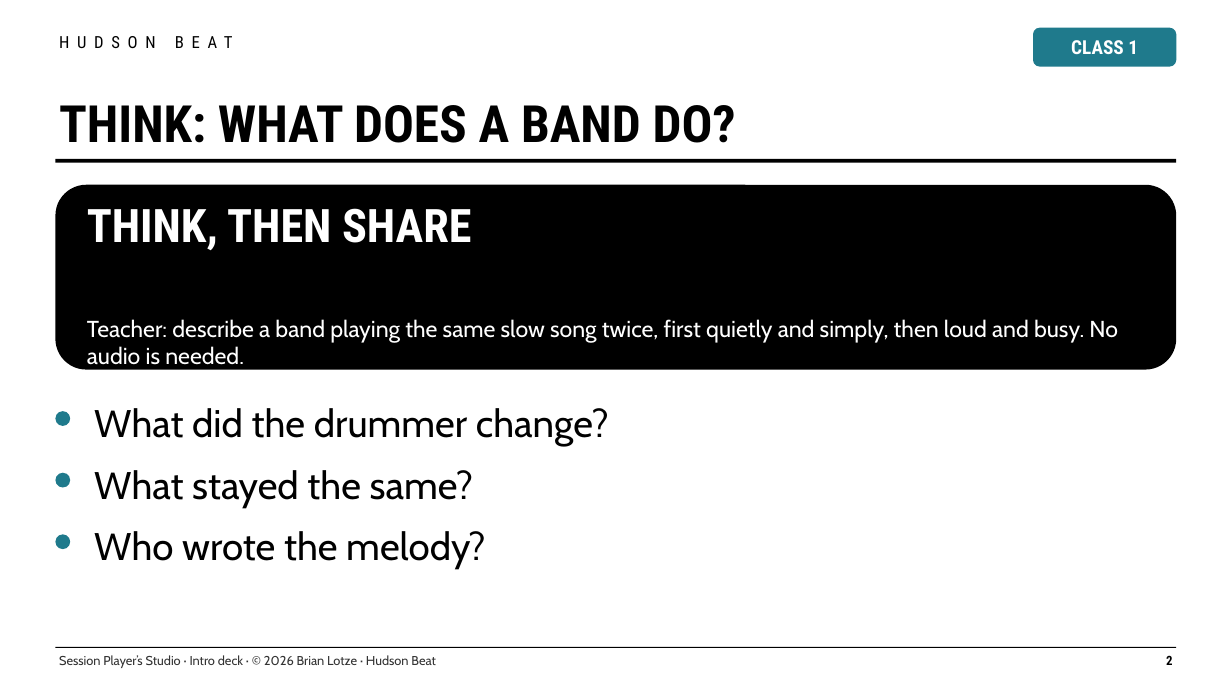
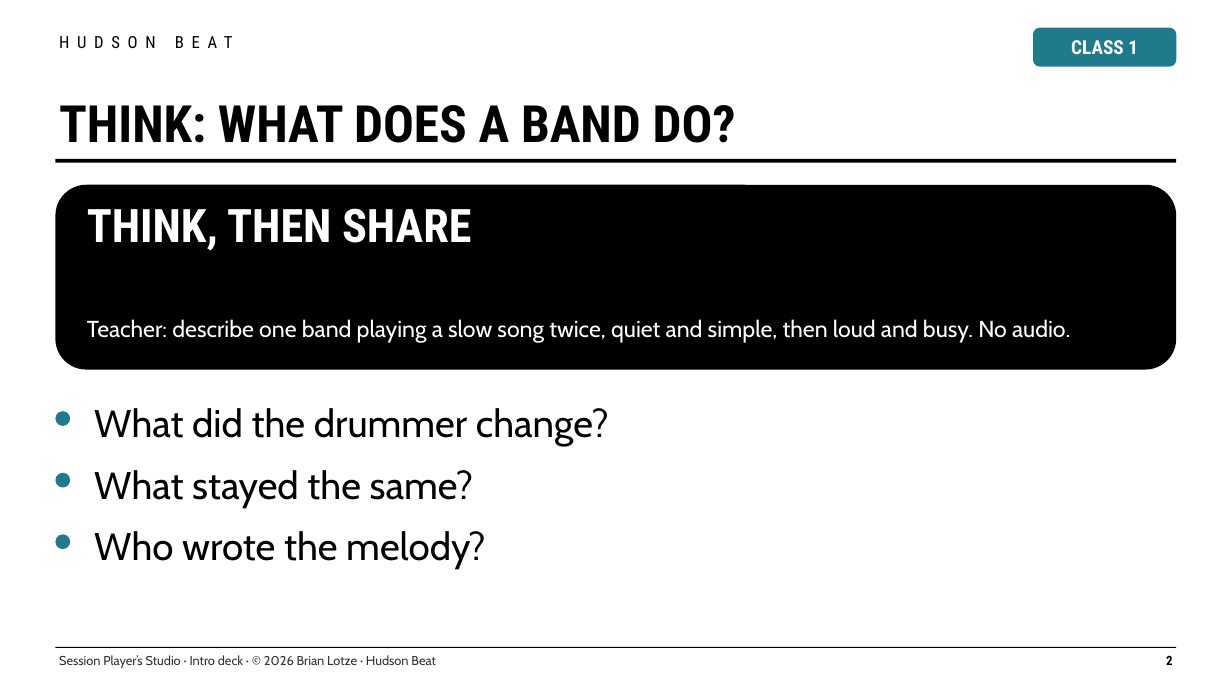
Before and after one commit to brianlotzemusic-glitch/WaltyCal, a slide deck: slide 2 of tpt/026-dmp2-session-players-studio/session-players-studio-intro-deck.pptx. Drawn at 1232x693 pixels with LibreOffice and Linux fonts; fonts in the diff are those of the drawing. Boxes give left, top, right and bottom in pixels: in the first picture for what was removed or moved away, otherwise in the second. Text is boxed around its words. In the diff, an @@ line names an element or a change of style, - is before the commit and + after.

```diff
--- a/tpt/026-dmp2-session-players-studio/session-players-studio-intro-deck.pptx
+++ b/tpt/026-dmp2-session-players-studio/session-players-studio-intro-deck.pptx
@@ text at bbox=[87, 319, 1070, 343]: text changed @@
-Teacher: describe a band playing the same slow song twice, first quietly and simply, then loud and busy. No audio is needed.
+Teacher: describe one band playing a slow song twice, quiet and simple, then loud and busy. No audio.
```
Also in this commit, not shown: 2 other slides changed, 18 other files.
